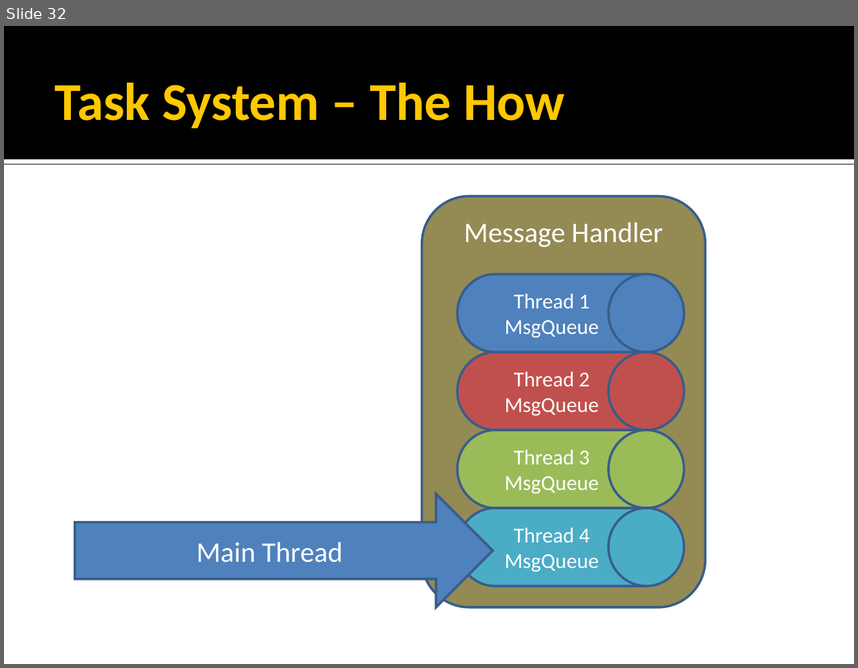
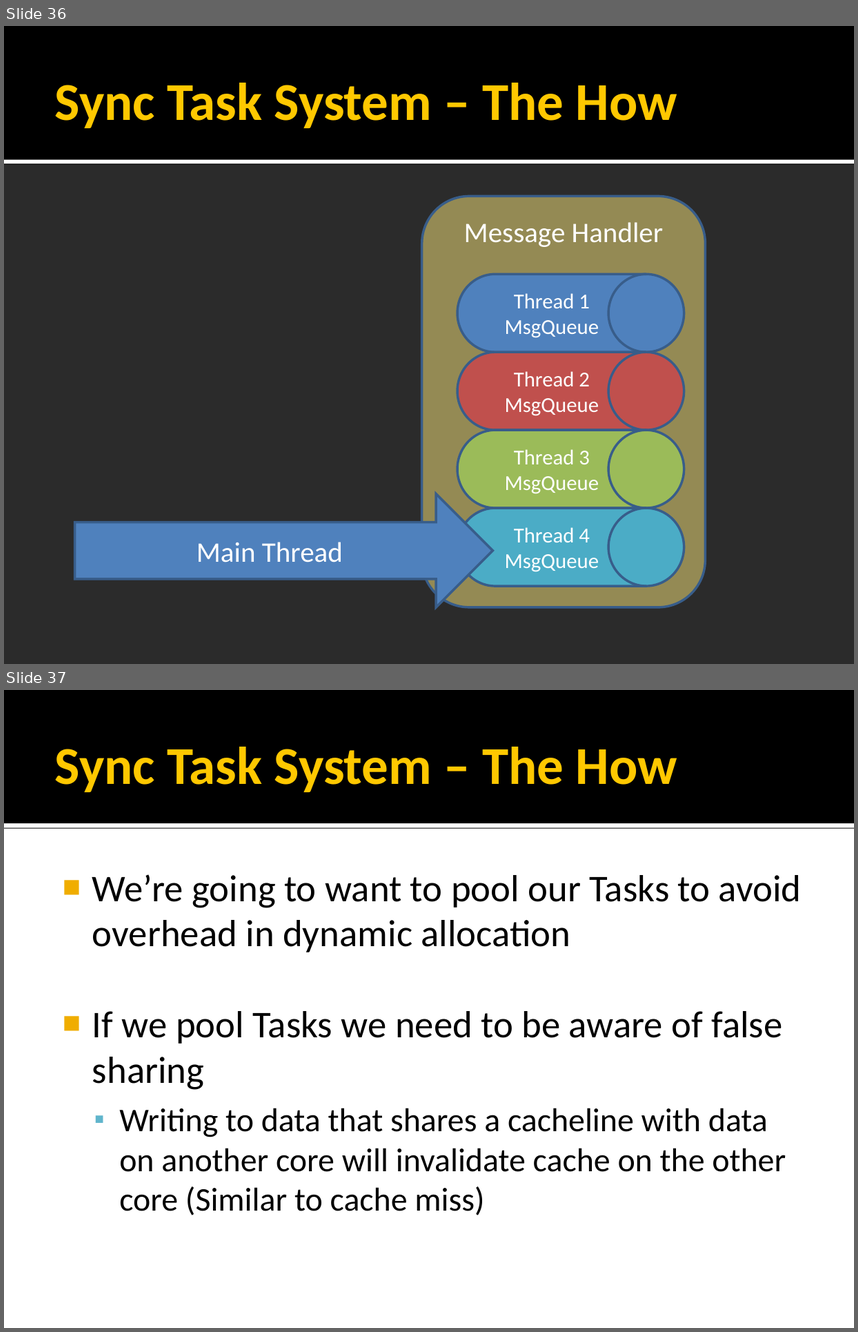
Before and after one commit to rmeisler/example_code, a slide deck: Concurrency Strategies.ppt. Shown one above the other, each under a label of ours: slide 32 before the commit, slides 36 and 37 after it. The pictures are 858x668 and 858x1332 pixels, drawn with LibreOffice and Linux fonts; fonts in the diff are those of the drawing; background and template pictures are left out; a plain dark background stands for a picture behind light text. Boxes give left, top, right and bottom in pixels: in the first picture for what was removed or moved away, otherwise in the second. Text is boxed around its words. In the diff, an @@ line names an element or a change of style, - is before the commit and + after.

```diff
--- a/Concurrency Strategies.ppt
+++ b/Concurrency Strategies.ppt
@@ slide 37 added at (4, 690, 854, 1328), background picture (left out); not listed: 2 template elements that a slide beside it also shows @@
@@ title added at (55, 747, 677, 792), 45 pt, text #FFC800, bold @@
+Sync Task System – The How
@@ text added at (92, 874, 802, 1215), 28 pt, text #000000 @@
+■ We’re going to want to pool our Tasks to avoid overhead in dynamic allocation
+■ If we pool Tasks we need to be aware of false sharing
+  ▪ Writing to data that shares a cacheline with data on another core will invalidate cache on the other core (Similar to cache miss)
@@ what was slide 32 is now slide 36 @@
@@ slide 36 changed as well @@
@@ background #FFFFFF to picture (left out) @@
@@ title at (55, 83, 677, 128): text changed @@
-Task System – The How
+Sync Task System – The How
```
Also in this commit, not shown: 29 other slides changed, 17 other slides added, 14 slides removed, 1 other file.
